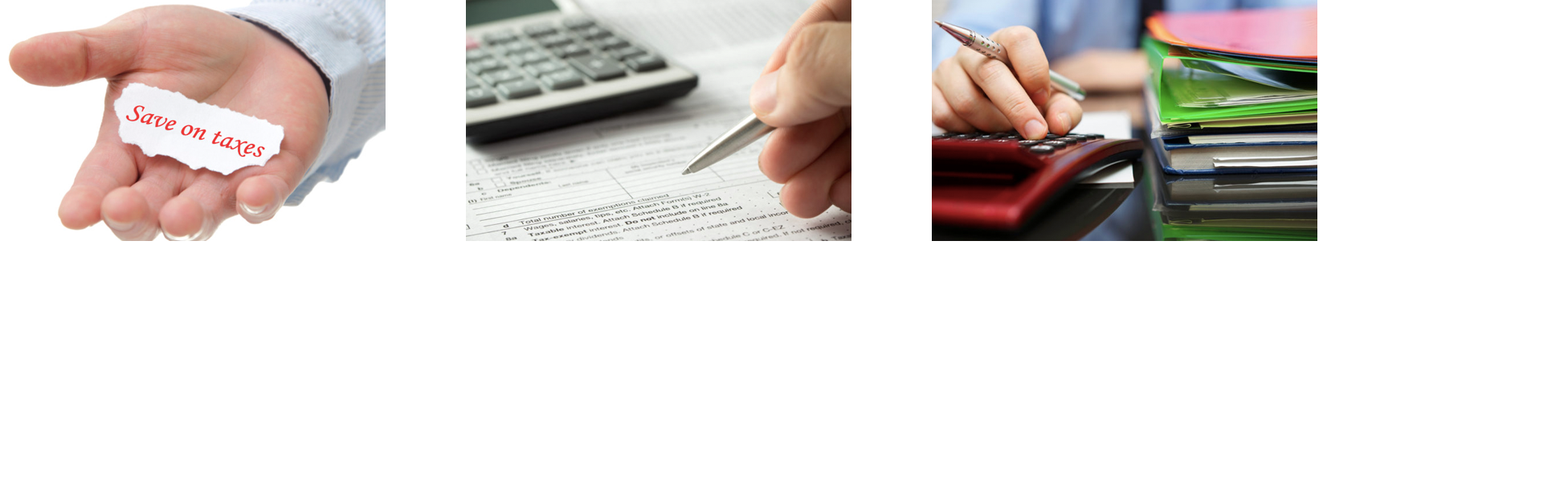
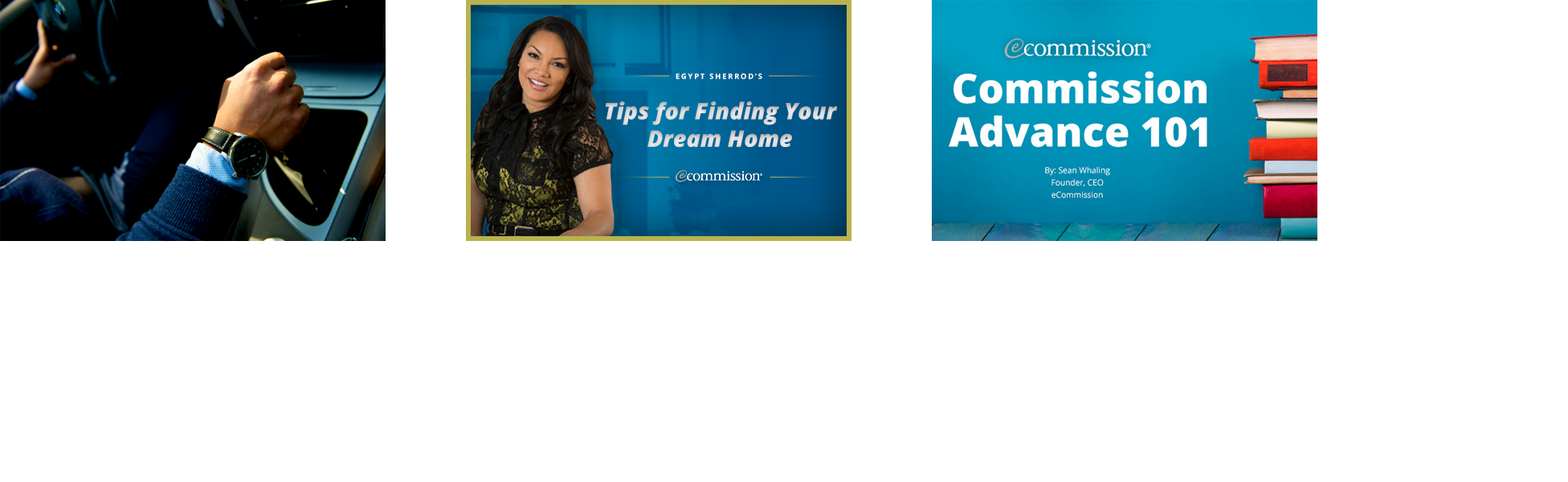
Comparing the layer stacks of the two 1568 × 482 images. Changes:
renamed "Layer 4" to "Layer 1", painted on it over [0, 0, 386, 241]
removed layer "Layer 5" from group "story-2" over [465, 0, 852, 241]
added group "Text Content" with 10 layers in group "story-2" over [604, 73, 838, 187]
added group "Bars" with 2 layers in group "Text Content" over [617, 75, 825, 178]
added layer "BAR top" in group "Bars" over [617, 75, 825, 77]
added layer "BAR bottom" in group "Bars" over [617, 176, 825, 178]
added group "Egypt Sherrod's" with 1 layers in group "Text Content" over [675, 73, 763, 80]
added layer "Egypt Sherrod’s" in group "Egypt Sherrod's" over [675, 73, 763, 80]
added layer "03. Tips for Finding Your Dream Home" in group "Text Content" over [604, 101, 838, 147]
added layer "Logo" in group "Text Content" over [675, 170, 763, 187]
added layer "Border" in group "story-2" over [465, 0, 852, 241]
added group "Egypt S." with 4 layers in group "story-2" over [465, 1, 852, 241]
added layer "Shadown'quin" in group "Egypt S." over [465, 12, 624, 241]
added layer "Gradient" in group "Egypt S." over [608, 1, 852, 241]
added layer "Photo Blue" in group "Egypt S." over [465, 1, 852, 241]
added layer "Photo Color" in group "Egypt S." over [465, 1, 852, 241]
renamed "Layer 6" to "Layer 2", painted on it over [931, 0, 1318, 241]
